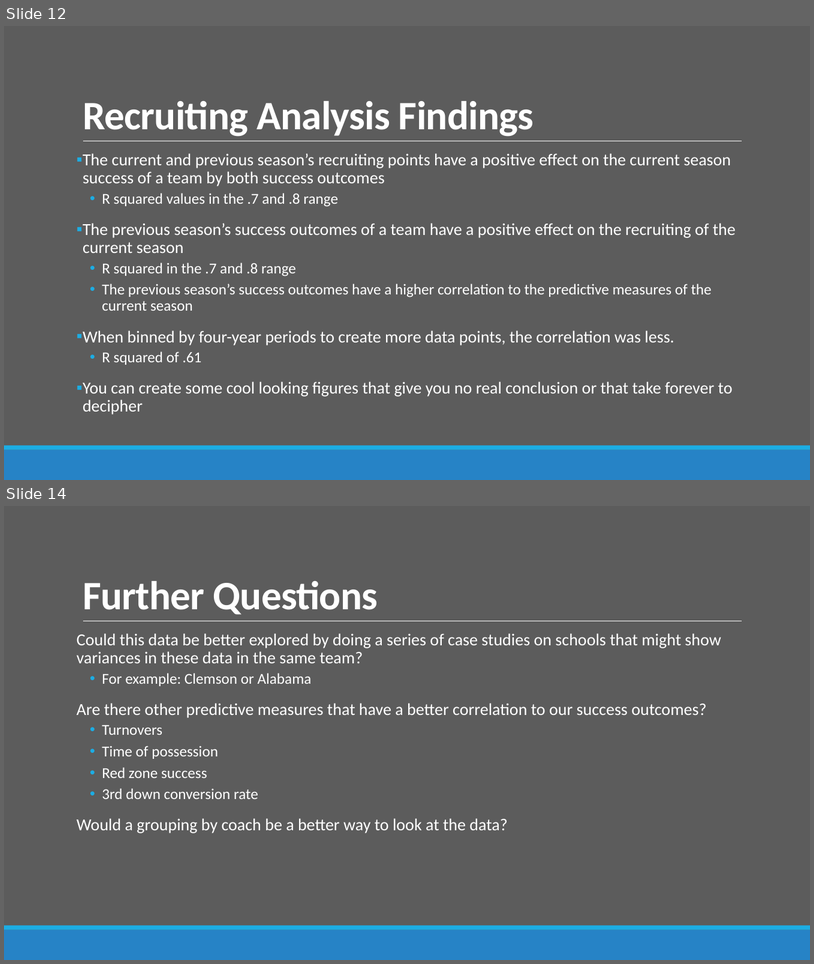
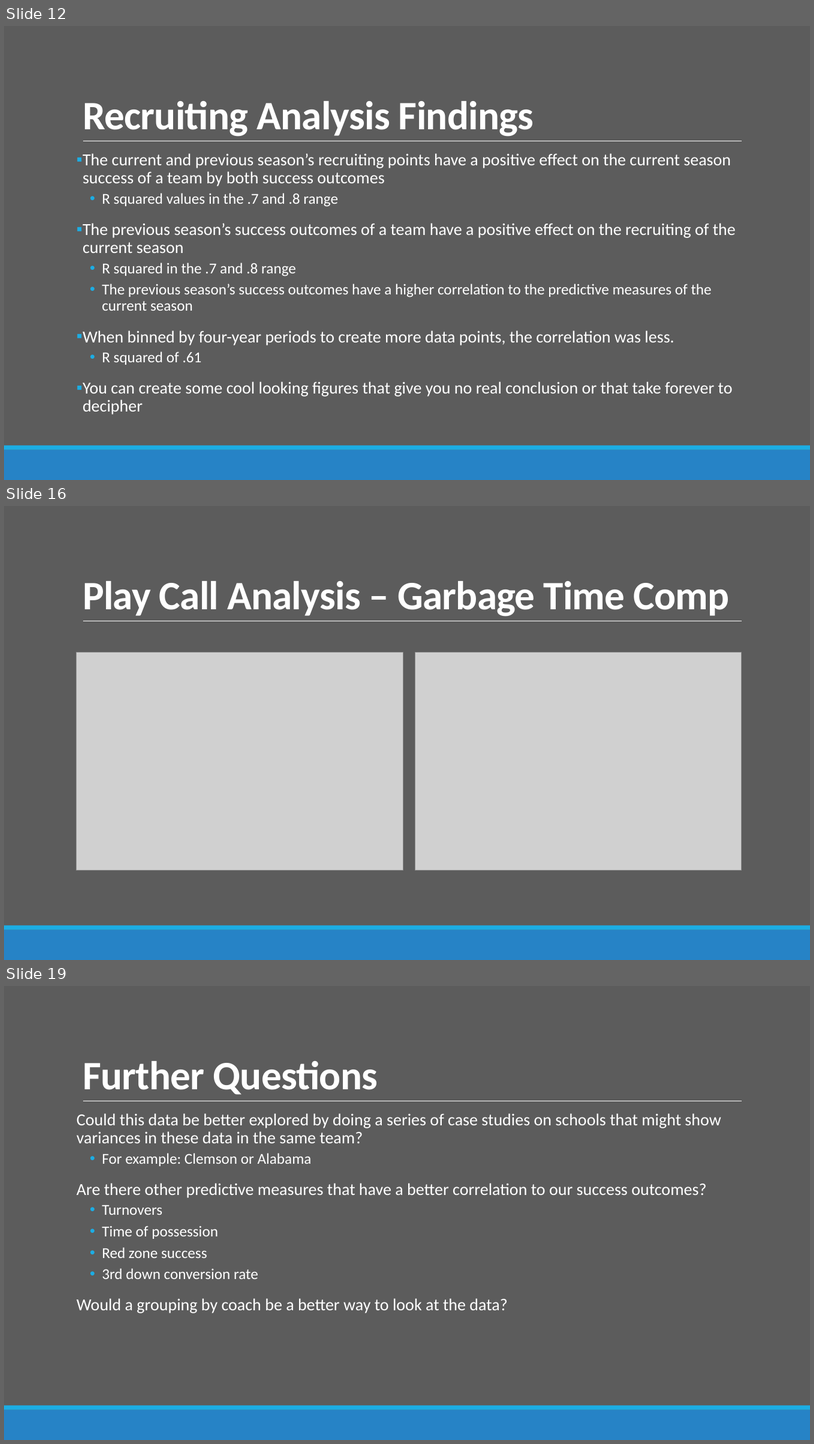
Before and after one commit to bdowd91/Project-1, a slide deck: CFBPresentation.pptx. Shown one above the other, each under a label of ours: slides 12 and 14 before the commit, slides 12, 16 and 19 after it; the slides between them are not shown. The pictures are 814x964 and 814x1444 pixels, drawn with LibreOffice and Linux fonts; fonts in the diff are those of the drawing; grey boxes stand for pictures. Boxes give left, top, right and bottom in pixels: in the first picture for what was removed or moved away, otherwise in the second. Text is boxed around its words. In the diff, an @@ line names an element or a change of style, - is before the commit and + after.

Commit message:
Small code changes and figure changes. Added key figures to PPT for play calling analysis

```diff
--- a/CFBPresentation.pptx
+++ b/CFBPresentation.pptx
@@ slide 16 added at (4,506,810,960), background #5C5C5C; not listed: 3 template elements that a slide beside it also shows @@
@@ title added at (83,581,729,616), 48 pt, text #FFFFFF, bold @@
+Play Call Analysis – Garbage Time Comp
@@ picture added at (77,652,403,870) @@
@@ picture added at (416,652,742,870) @@
@@ what was slide 14 is now slide 19 @@
```
Also in this commit, not shown: 1 slide changed, 4 other slides added, 21 other files.
